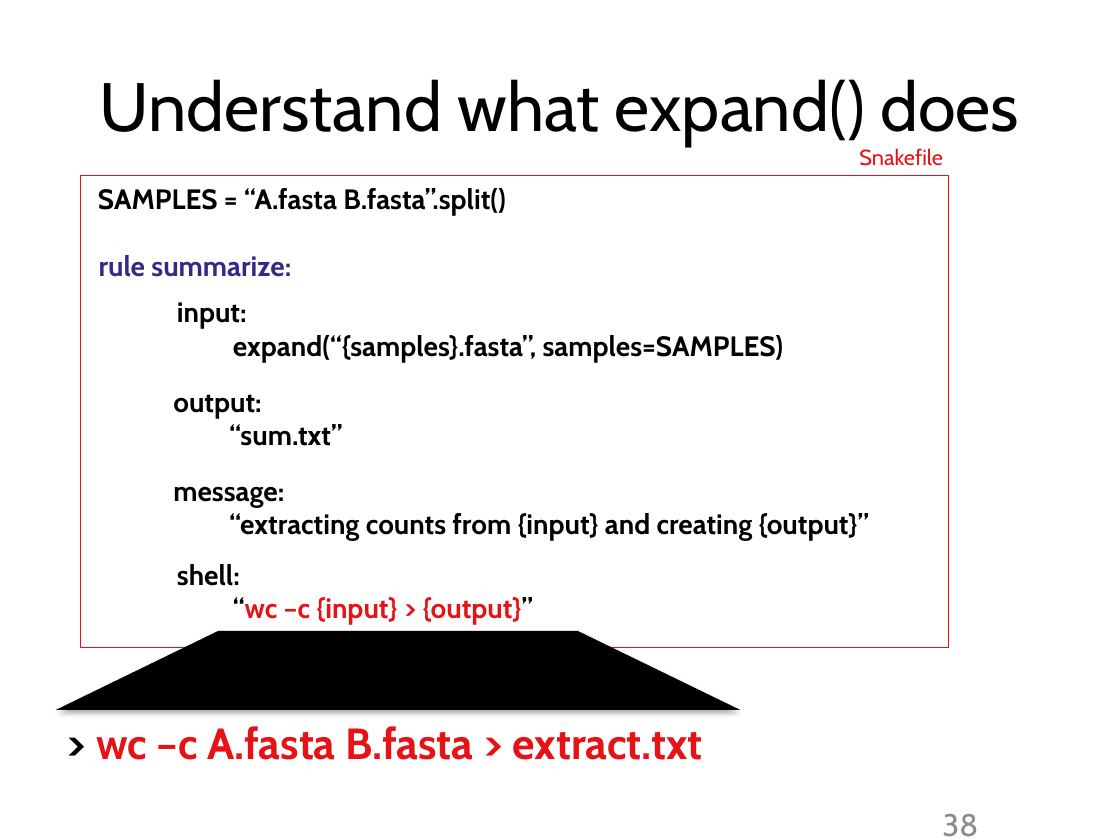
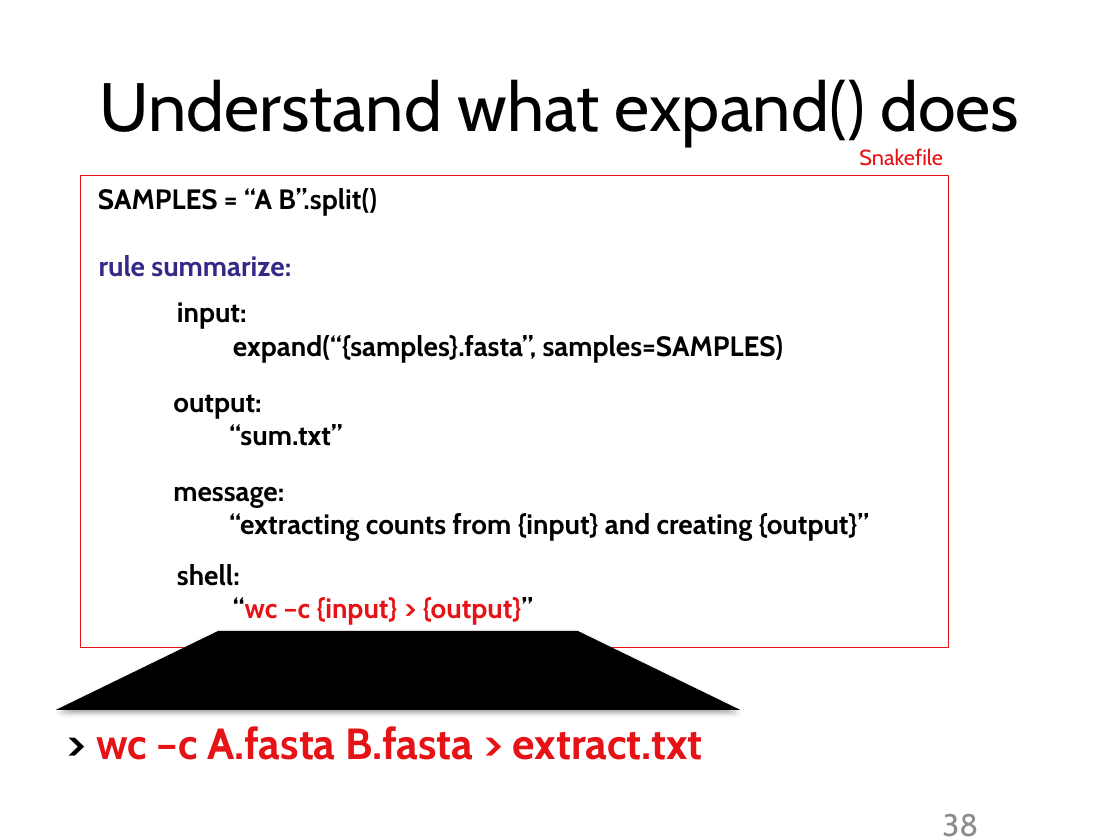
Before and after one commit to tobyhodges/siakemake-tutorial, a slide deck: slide 38 of Snakemake-introduction.pptx. Drawn at 1120x840 pixels with LibreOffice and Linux fonts; fonts in the diff are those of the drawing; background and template pictures are left out. Boxes give left, top, right and bottom in pixels: in the first picture for what was removed or moved away, otherwise in the second. Text is boxed around its words. In the diff, an @@ line names an element or a change of style, - is before the commit and + after.

```diff
--- a/Snakemake-introduction.pptx
+++ b/Snakemake-introduction.pptx
@@ text at [98, 188, 377, 215]: text changed @@
-SAMPLES = “A.fasta B.fasta”.split()
+SAMPLES = “A B”.split()
```
Also in this commit, not shown: 9 other files.
